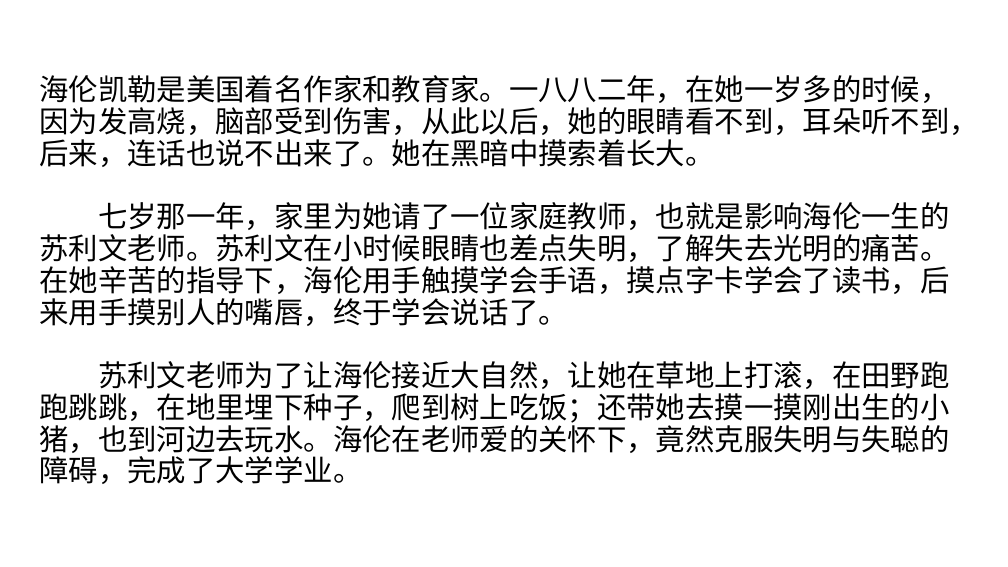
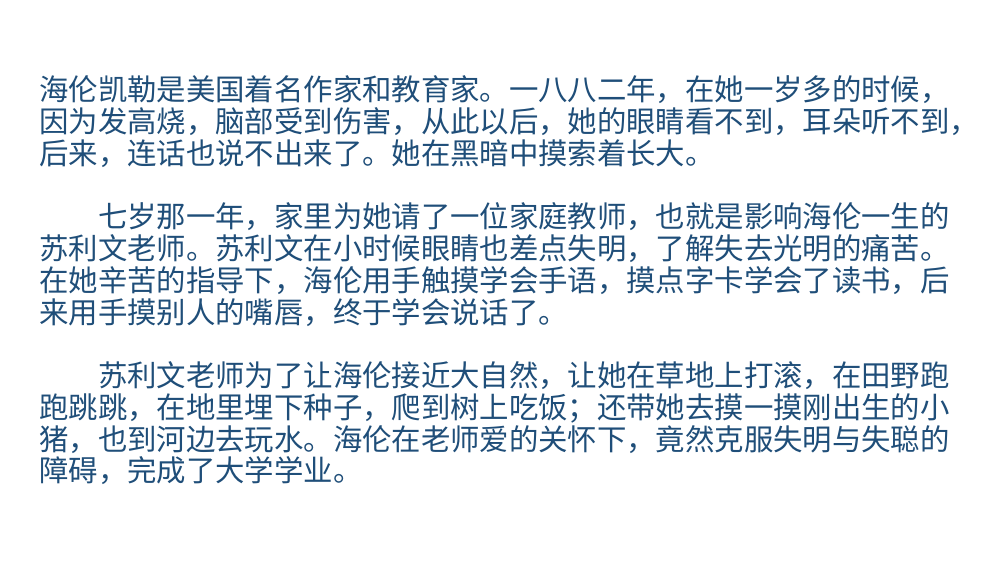
Before and after one commit to jeefies/ppt, a slide deck: slide 4 of 坚持.pptx. Drawn at 1008x567 pixels with LibreOffice and Linux fonts; fonts in the diff are those of the drawing. Boxes give left, top, right and bottom in pixels: in the first picture for what was removed or moved away, otherwise in the second. Text is boxed around its words. In the diff, an @@ line names an element or a change of style, - is before the commit and + after.

```diff
--- a/坚持.pptx
+++ b/坚持.pptx
@@ text "海伦凯勒是美国着名作家和教育家。一八八二年，在她一岁多的时候，因为发高烧，脑部受到伤害，从此以后，她的眼睛看不到，耳朵听 ..." at bbox=[39, 75, 978, 484]: text colour #000000 to #1F4E79 @@
```
Also in this commit, not shown: 7 other slides changed, 1 slide added, 2 slides removed.
